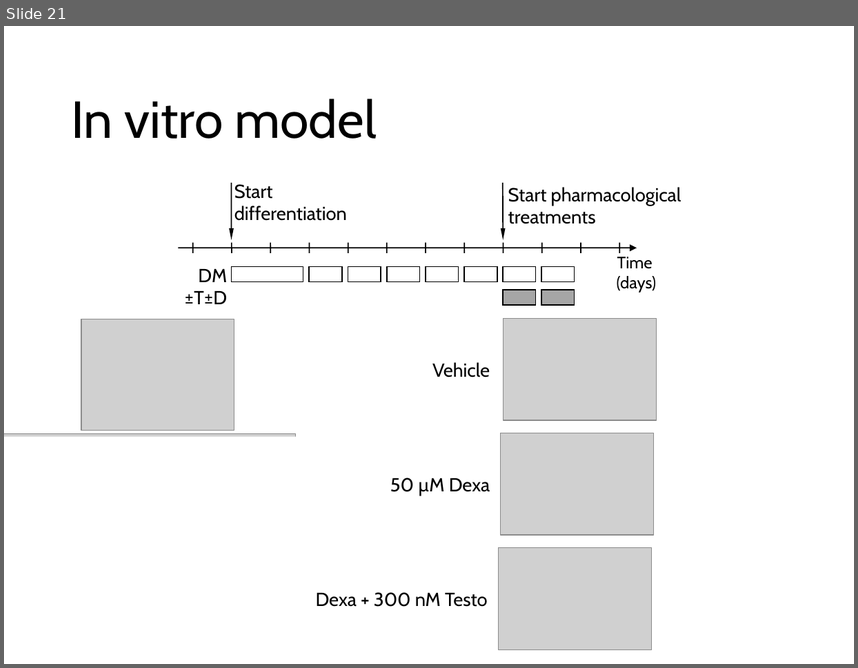
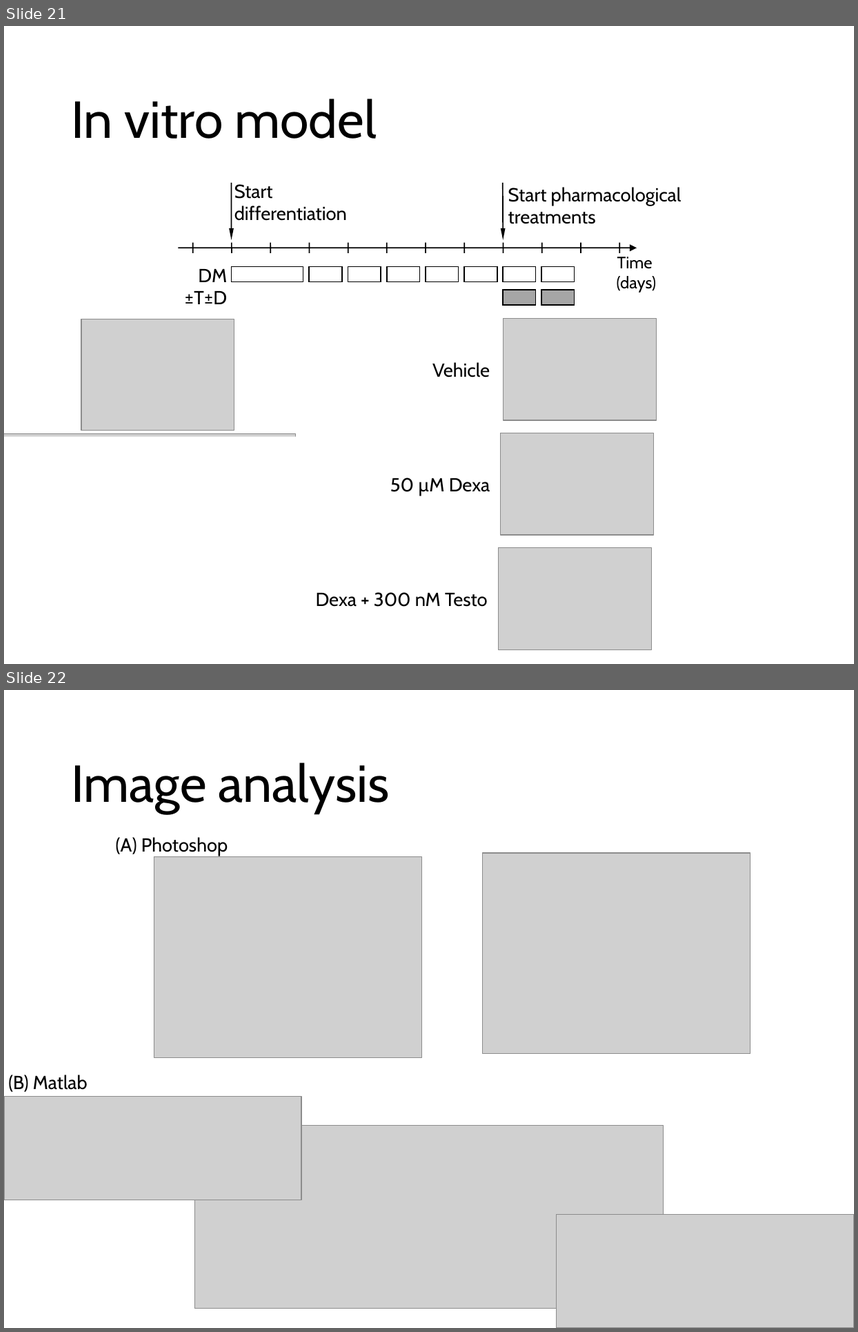
Before and after one commit to nvalexander/dissertation, a slide deck: defense.pptx. Shown one above the other, each under a label of ours: slide 21 before the commit, slides 21 and 22 after it. The pictures are 858x668 and 858x1332 pixels, drawn with LibreOffice and Linux fonts; fonts in the diff are those of the drawing; grey boxes stand for pictures. Boxes give left, top, right and bottom in pixels: in the first picture for what was removed or moved away, otherwise in the second. Text is boxed around its words. In the diff, an @@ line names an element or a change of style, - is before the commit and + after.

```diff
--- a/defense.pptx
+++ b/defense.pptx
@@ slide 22 added at box(4, 690, 854, 1328), background #FFFFFF @@
@@ title added at box(71, 762, 390, 813), 44 pt, text #000000 @@
+Image analysis
@@ text added at box(116, 837, 228, 856), 16 pt, text #000000 @@
+(A) Photoshop
@@ picture added at box(482, 853, 750, 1054) @@
@@ picture added at box(154, 856, 421, 1057) @@
@@ text added at box(8, 1074, 87, 1092), 16 pt, text #000000 @@
+(B) Matlab
@@ picture added at box(4, 1096, 301, 1199) @@
@@ picture added at box(195, 1125, 664, 1308) @@
@@ picture added at box(557, 1214, 854, 1328) @@
```
Also in this commit, not shown: 1 other slide added.
